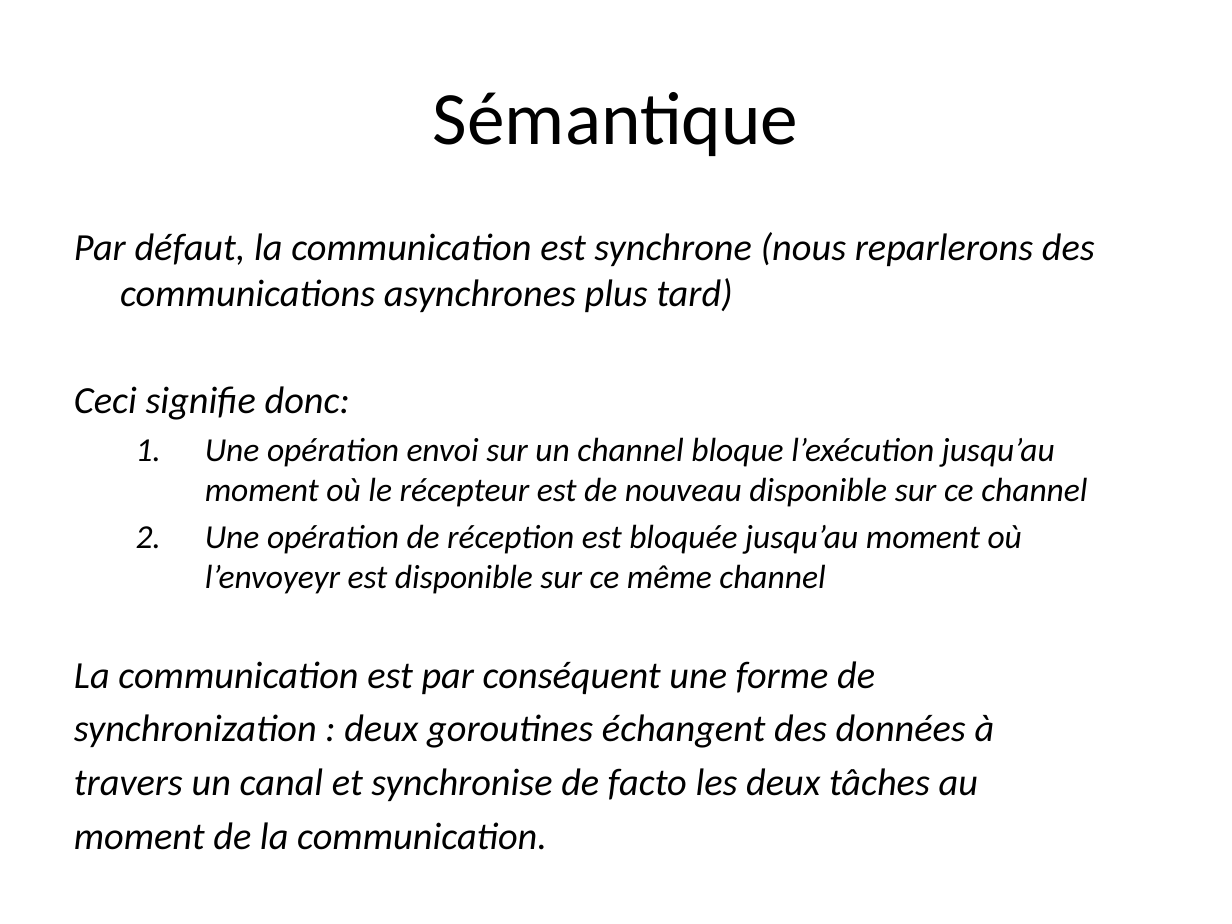
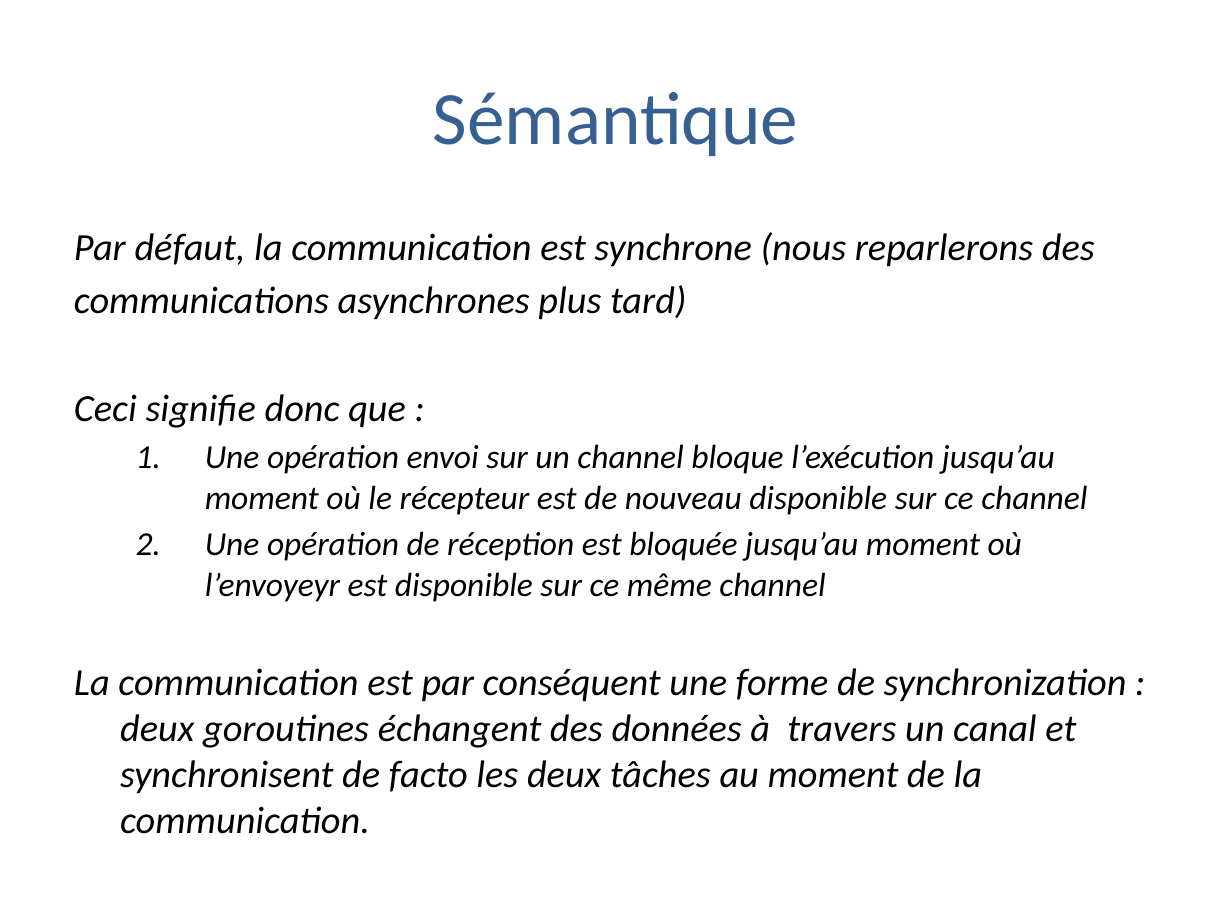
Before and after one commit to trash-anger/golang-france, a slide deck: slide 15 of Go-documentation/cours-general/Go-partie3.pptx. Drawn at 1232x924 pixels with LibreOffice and Linux fonts; fonts in the diff are those of the drawing; background and template pictures are left out. Boxes give left, top, right and bottom in pixels: in the first picture for what was removed or moved away, otherwise in the second. Text is boxed around its words. In the diff, an @@ line names an element or a change of style, - is before the commit and + after.

```diff
--- a/Go-documentation/cours-general/Go-partie3.pptx
+++ b/Go-documentation/cours-general/Go-partie3.pptx
@@ title "Sémantique" at <box>433,92,798,156</box>: text colour #000000 to #376092 @@
@@ text at <box>74,232,1095,428</box>: text changed @@
-Par défaut, la communication est synchrone (nous reparlerons des communications asynchrones plus tard)
-Ceci signifie donc:
+Par défaut, la communication est synchrone (nous reparlerons des
+communications asynchrones plus tard)
+Ceci signifie donc que :
@@ text at <box>74,668,1127,834</box>: text changed @@
-La communication est par conséquent une forme de
-synchronization : deux goroutines échangent des données à
-travers un canal et synchronise de facto les deux tâches au
-moment de la communication.
+La communication est par conséquent une forme de synchronization : deux goroutines échangent des données à travers un canal et synchronisent de facto les deux tâches au moment de la communication.
```
Also in this commit, not shown: 45 other slides changed, 1 slide added, 1 other file.
